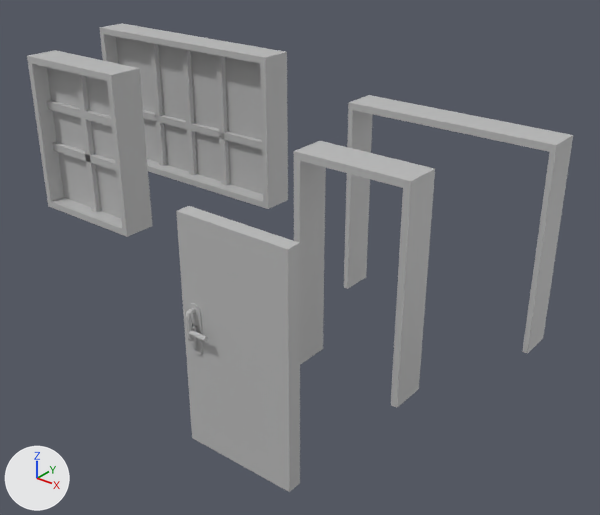
Renders of the FBX model WYHBM/Assets/Art/Models/Modules DoorAndWindow.fbx from each side of a commit.
The view is the same before and after, from a camera (50 mm lens) standing at (0.15, -7.54, 8.53) and looking at (-8.99, 3.89, 1.44). Arrows for +X, +Y and +Z are at lower left; the lights stay in place. Where no turn or scale is listed for an object, it has been applied to the vertices.

Objects in the first picture: 'Door', 'Door_Border', 'Door_Border_Double', 'Glass_A', 'Glass_B', 'Lock_Hand.001', 'Window_A2', 'Window_B1', 'Window_B2', 'Window_Border_A', 'Window_Border_B'.
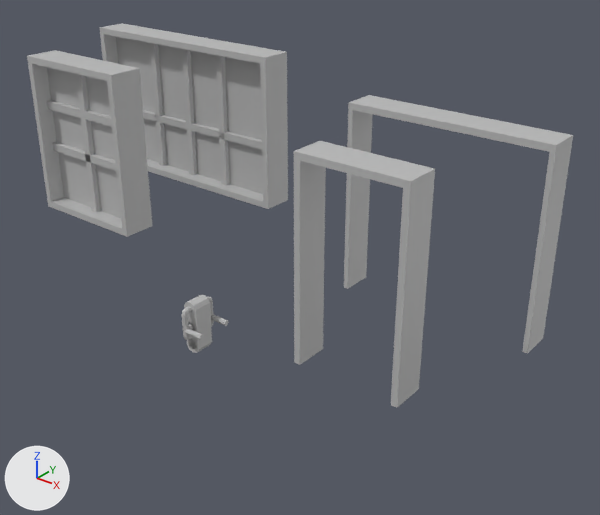
Changed parts and their boxes (x1, y1, x2, y2) in the pictures (600 x 515 px):
```json
{"object": "Door", "change": "deleted", "before": [176, 206, 300, 492]}
{"object": "Lock_Hand.001", "change": "moved", "before": [189, 323, 208, 342], "after": [182, 297, 214, 340]}
```

Scene script edits in JSON lines:
```json
{"op": "remove", "block": "ob_door", "code": ["ob_door = bpy.data.objects.new('Door', me_mesh)", "ob_door.parent = ob_modules_doorandwindow", "ob_door.location = (377.4, -36.04, 302.4)"]}
{"op": "remove", "block": "ob_lock_movable", "code": "ob_lock_movable.parent = ob_door"}
{"op": "set", "path": "ob_lock_hand_001.location", "old": "(-7.64, 0.0, 2.16)", "new": "(-7.84, 0.0, 2.25)"}
{"op": "remove", "block": "ob_lock_static", "code": "ob_lock_static.parent = ob_door"}
```
